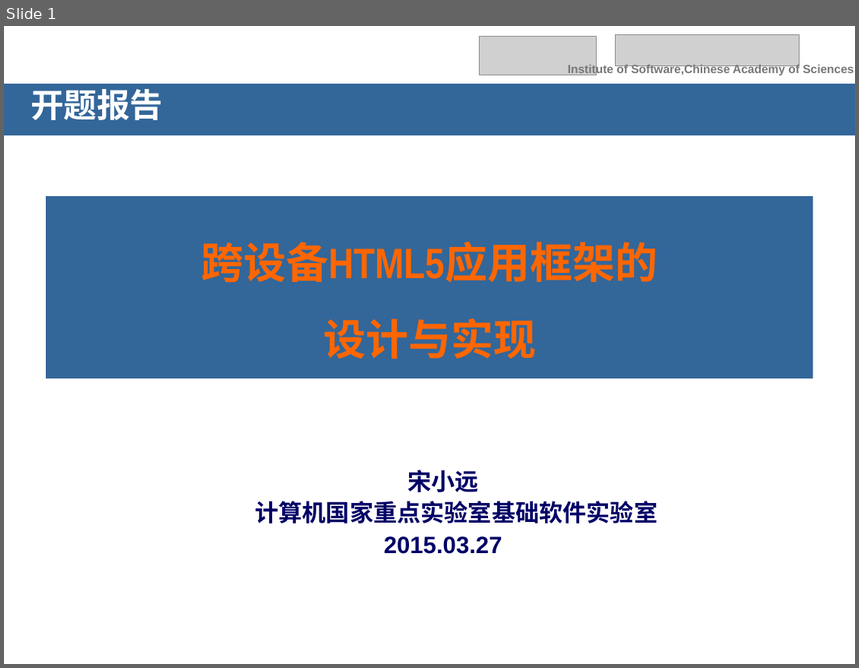
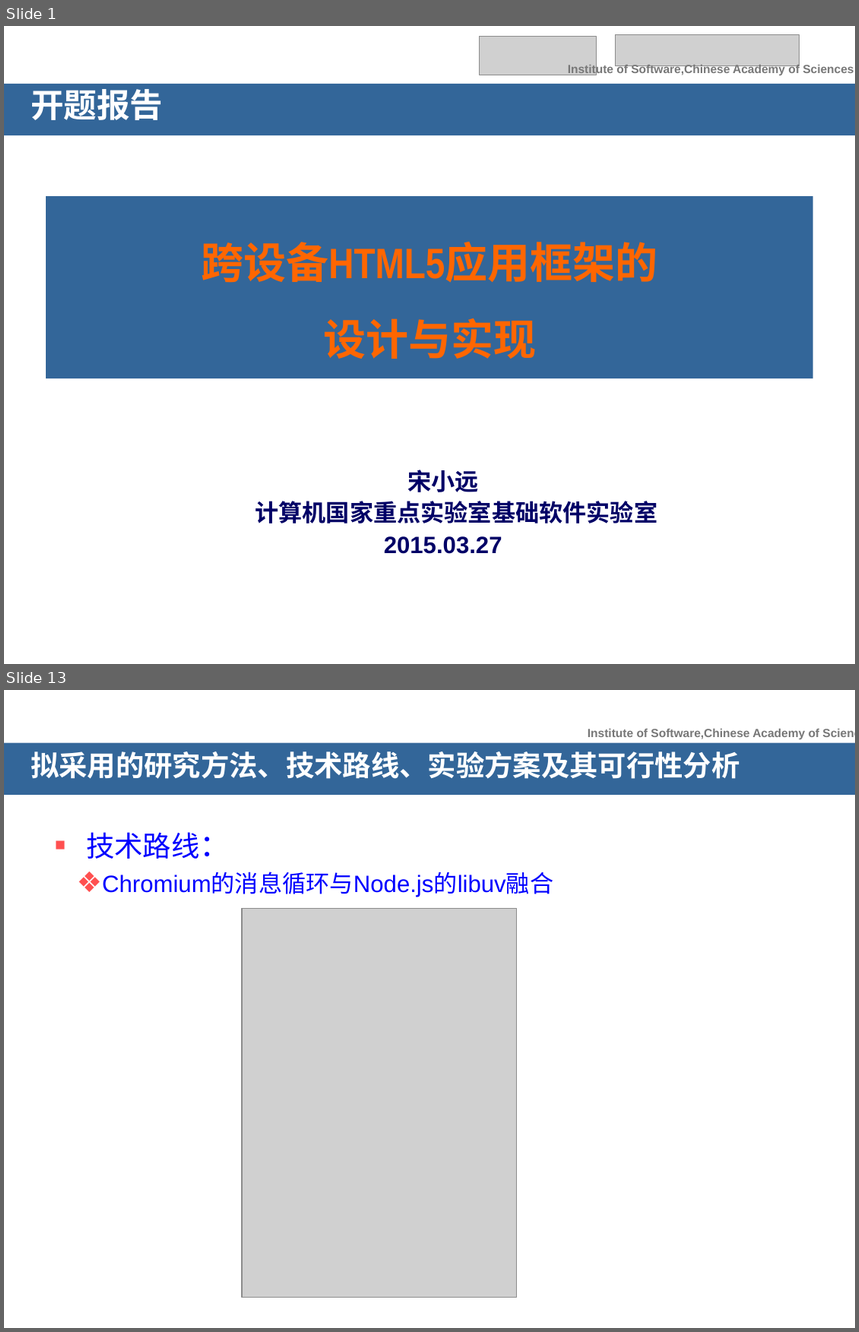
Before and after one commit to songxiaoyuan/MyOrdinaryFiles, a slide deck: 开题报告/开题报告_宋小远.ppt. Shown one above the other, each under a label of ours: slide 1 before the commit, slides 1 and 13 after it; the slides between them are not shown. The pictures are 859x668 and 859x1332 pixels, drawn with LibreOffice and Linux fonts; fonts in the diff are those of the drawing; grey boxes stand for pictures; background and template pictures are left out. Boxes give left, top, right and bottom in pixels: in the first picture for what was removed or moved away, otherwise in the second. Text is boxed around its words. In the diff, an @@ line names an element or a change of style, - is before the commit and + after.

```diff
--- a/开题报告/开题报告_宋小远.ppt
+++ b/开题报告/开题报告_宋小远.ppt
@@ slide 13 added at bbox=[4, 690, 855, 1328], background picture (left out) @@
@@ text added at bbox=[588, 729, 820, 739], 10 pt, text #777777, bold @@
+Institute of Software,Chinese Academy of Sciences
@@ title added at bbox=[4, 742, 855, 795], fill #336699, 24 pt, text #FFFFFF, bold @@
+拟采用的研究方法、技术路线、实验方案及其可行性分析
@@ text added at bbox=[86, 832, 553, 897], 20 pt, text #0000FF @@
+▪ 技术路线：
+  ❖ Chromium的消息循环与Node.js的libuv融合
@@ picture added at bbox=[243, 909, 517, 1298] @@
```
Also in this commit, not shown: 8 slides changed, 11 other slides added, 12 slides removed, 15 other files.
